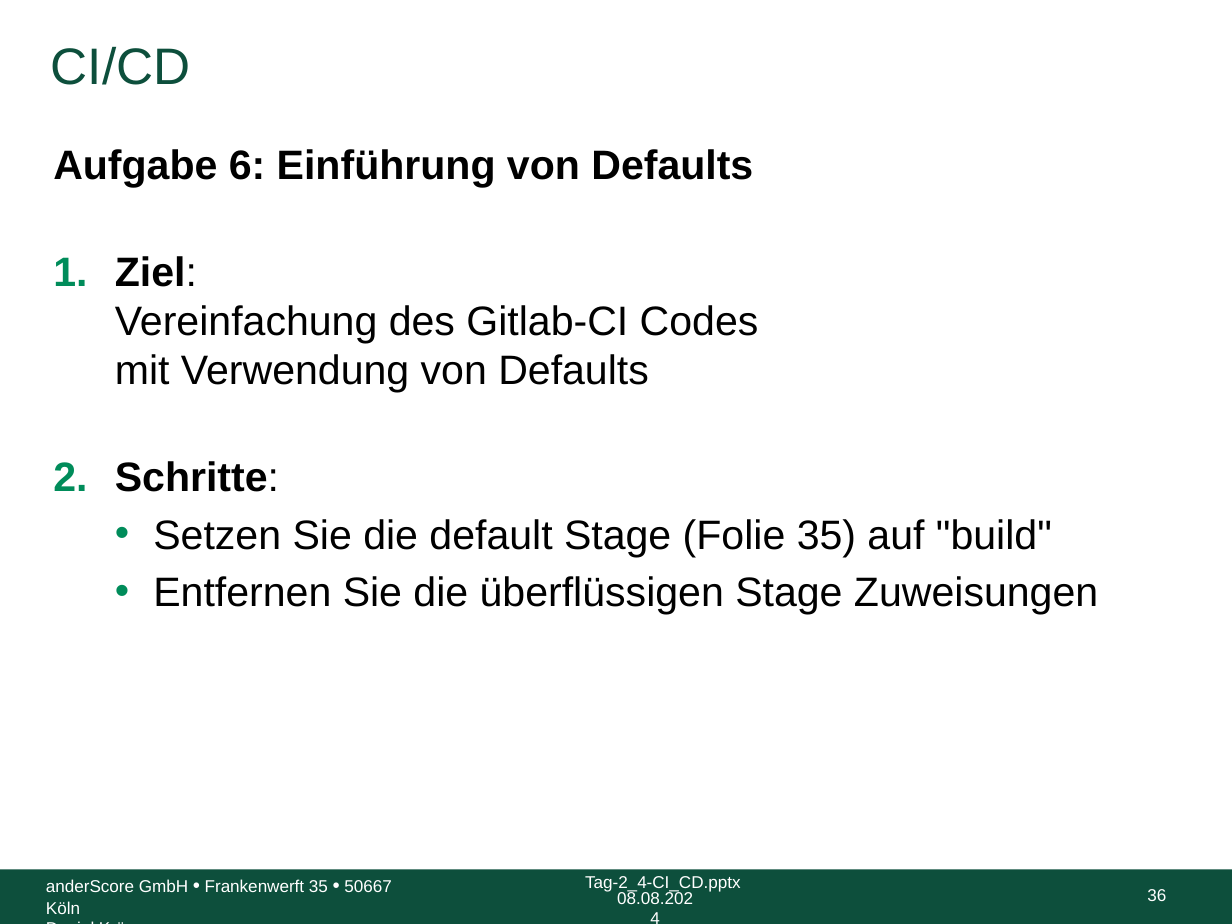
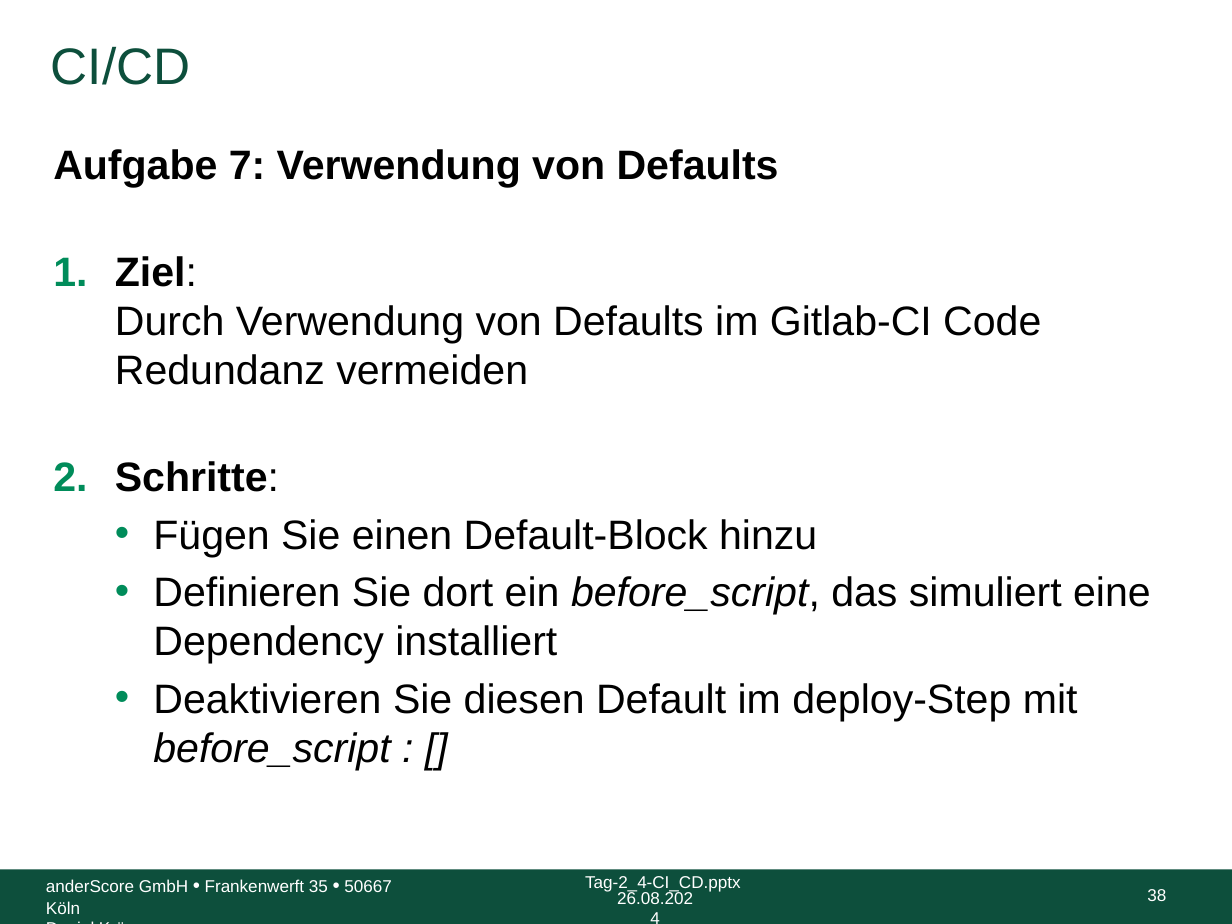
Before and after one commit to anderscore-gmbh/gitlab, a slide deck: slide 38 of slides/Tag-2_4-CI_CD.pptx (slide 36 before the commit). Drawn at 1232x924 pixels with LibreOffice and Linux fonts; fonts in the diff are those of the drawing; background and template pictures are left out. Boxes give left, top, right and bottom in pixels: in the first picture for what was removed or moved away, otherwise in the second. Text is boxed around its words. In the diff, an @@ line names an element or a change of style, - is before the commit and + after.

Commit message:
Überarbeitung GitlabCI-Aufgaben

```diff
--- a/slides/Tag-2_4-CI_CD.pptx
+++ b/slides/Tag-2_4-CI_CD.pptx
@@ text at [53,149,1041,385]: text changed @@
-Aufgabe 6: Einführung von Defaults
-1. Ziel:
-   Vereinfachung des Gitlab-CI Codes
-   mit Verwendung von Defaults
+Aufgabe 7: Verwendung von Defaults
+1. Ziel:
+   Durch Verwendung von Defaults im Gitlab-CI Code Redundanz vermeiden
@@ text at [153,519,1151,770]: text changed @@
-  • Setzen Sie die default Stage (Folie 35) auf "build"
-  • Entfernen Sie die überflüssigen Stage Zuweisungen
+  • Fügen Sie einen Default-Block hinzu
+  • Definieren Sie dort ein before_script, das simuliert eine Dependency installiert
+  • Deaktivieren Sie diesen Default im deploy-Step mit before_script : []
@@ text at [617,890,693,904]: text changed @@
-08.08.2024
+26.08.2024
@@ page number at [1147,889,1166,901]: text changed @@
-36
+38
```
Also in this commit, not shown: 46 other slides changed.
